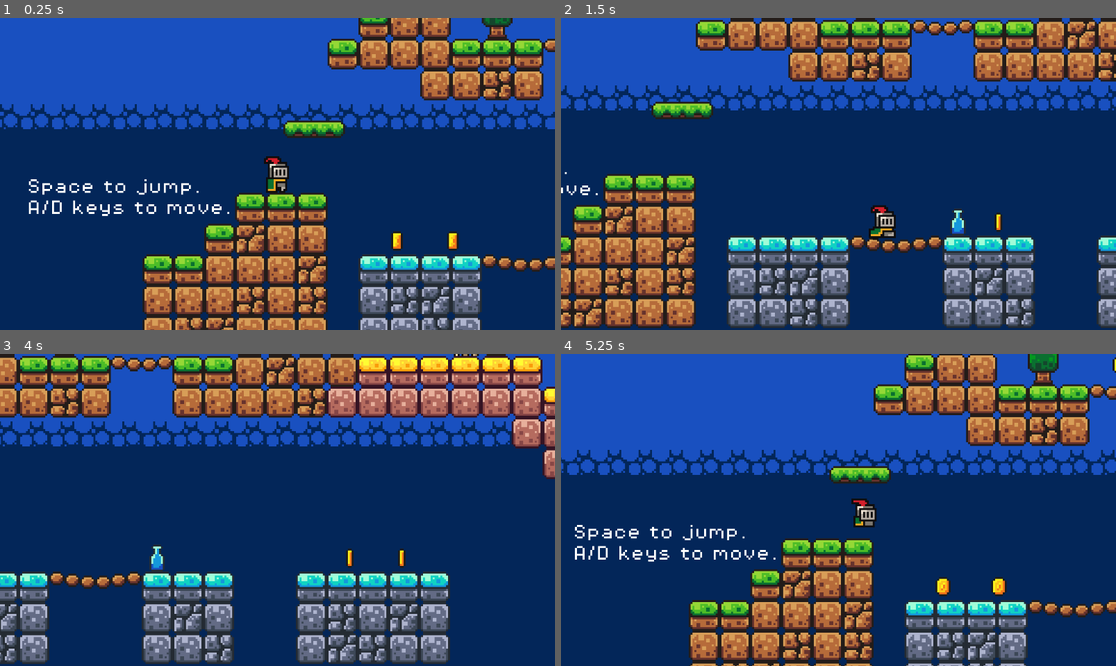
Above: before the commit, frames 1-4 (two rows, left to right).
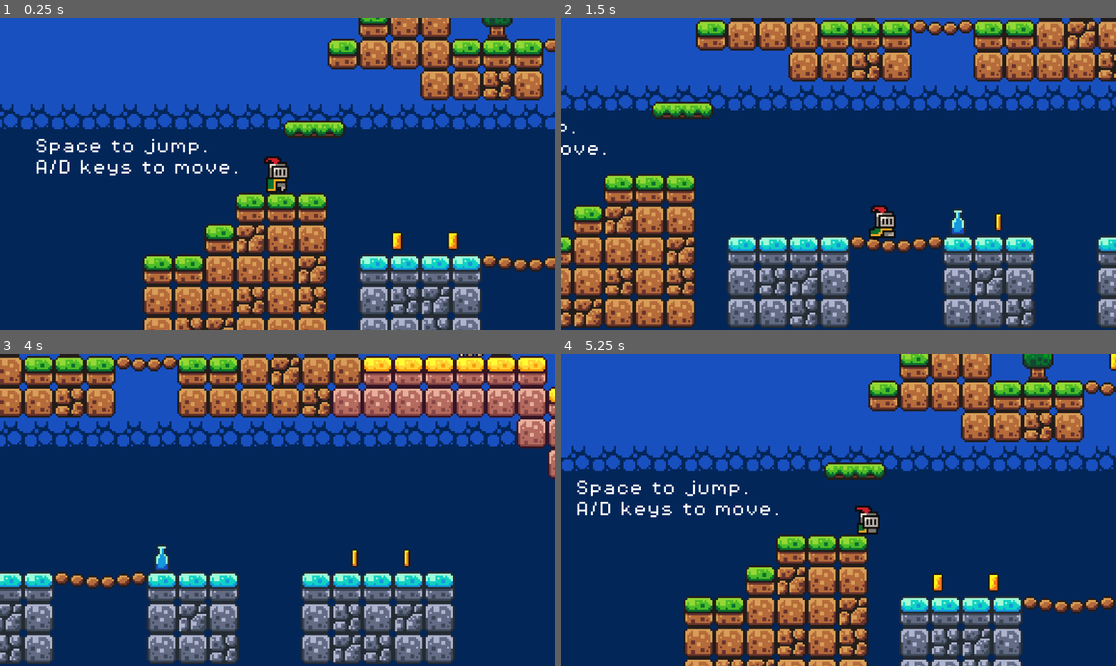
Above: after the commit, the same moments.

Repository: 7riumphVII/tut-venture
Game: Godot game, scene res://scenes/game.tscn
Same seed, same stepped clock (60 frames per second), same inputs: the game is played once before the commit and once after it.
Inputs:
- Up to frame 1 (0.25 s): no input
- Up to frame 2 (1.5 s): hold Right (move_right) from 0.53 s (still down); tap Space (jump) at 0.77 s
- Up to frame 3 (4 s): tap Space (jump) at 1.52, 3.02, 3.77 s; release Right (move_right) at 2.03 s; hold Left (move_left) 2.03-2.78 s; hold Right (move_right) from 2.78 s (still down)
- Up to frame 4 (5.25 s): release Right (move_right) at 4.28 s; hold Left (move_left) 4.28-5.03 s; tap Space (jump) at 4.52 s; hold Right (move_right) from 5.03 s (still down)

The runs differ from the first frame. In frame 1, 1.7% of the frame differs, in the area x 5-43%, y 38-64%; in frame 2, 0.2%; in frame 3, 25%; in frame 4, 28%, in the area x 0-100%, y 0-100%.

Commit message:
finishing off (so far)
polished respawn timing, created tutorial list, created executable "release"

Diff:
--- a/tut-venture/project.godot
+++ b/tut-venture/project.godot
@@ -13,6 +13,9 @@
 config/name="Tut Venture"
 run/main_scene="uid://beirplhoy0j4d"
 config/features=PackedStringArray("4.6", "GL Compatibility")
+boot_splash/show_image=false
+boot_splash/stretch_mode=0
+boot_splash/use_filter=false
 config/icon="res://icon.svg"
 
 [audio]
--- a/tut-venture/scenes/game.tscn
+++ b/tut-venture/scenes/game.tscn
@@ -457,10 +457,10 @@
 [node name="Labels" type="Node" parent="." unique_id=1019672722]
 
 [node name="CtrlHint" type="Label" parent="Labels" unique_id=298575994]
-offset_left = -92.0
-offset_top = 57.0
-offset_right = 18.0
-offset_bottom = 80.0
+offset_left = -88.0
+offset_top = 36.0
+offset_right = 22.0
+offset_bottom = 59.0
 theme_override_fonts/font = ExtResource("8_gee14")
 theme_override_font_sizes/font_size = 8
 text = "Space to jump.
--- a/tut-venture/scenes/killzone.tscn
+++ b/tut-venture/scenes/killzone.tscn
@@ -7,7 +7,7 @@
 script = ExtResource("1_xlapc")
 
 [node name="Timer" type="Timer" parent="." unique_id=1378175072]
-wait_time = 0.6
+wait_time = 0.3
 one_shot = true
 
 [connection signal="body_entered" from="." to="." method="_on_body_entered"]
--- a/tut-venture/scripts/killzone.gd
+++ b/tut-venture/scripts/killzone.gd
@@ -4,7 +4,7 @@
 
 func _on_body_entered(body: Node2D) -> void:
 	print("dead")
-	Engine.time_scale=.5
+	Engine.time_scale=.25
 	body.get_node("CollisionShape2D").queue_free()
 	timer.start()
 
Not shown, added: tut-venture/export_presets.cfg
Not shown, added: tutorials_followed.md
